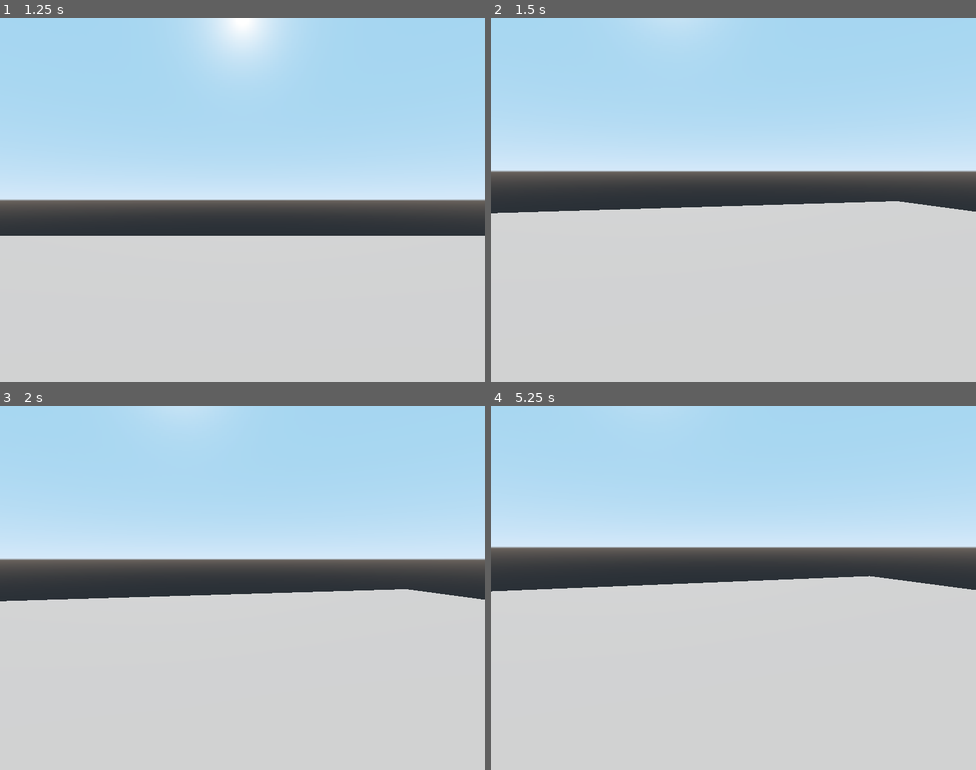
Above: before the commit, frames 1-4 (two rows, left to right).
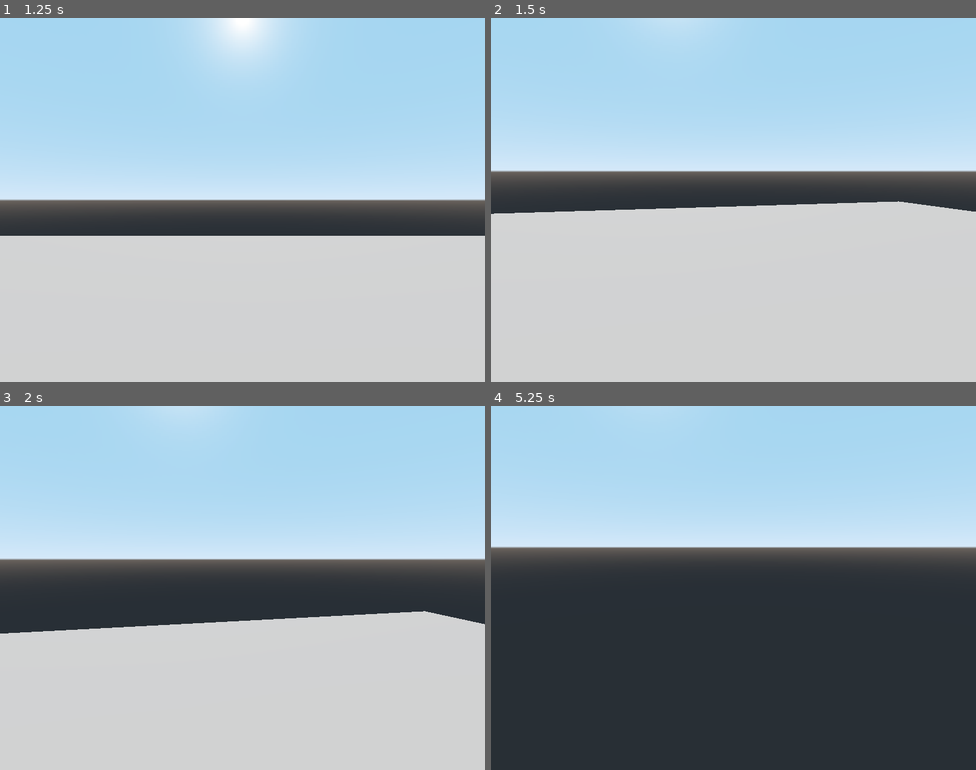
Above: after the commit, the same moments.

Repository: lilboyspirit/treegrow
Game: Godot game, scene res://scenes/main_menu.tscn
The game is run twice, just before and just after one commit, with the same random seed, the same clock (stepped at 60 frames per second) and the same inputs.
Inputs (mouse positions are in pixels of both pictures, inside the frame that each line leads up to):
- Up to frame 1 (1.25 s): click "Start" at 0.5 s
- Up to frame 2 (1.5 s): tap Enter at 1.25 s; move the mouse to (757, 200) at 1.27 s; hold W (move_forward, bound only after the commit) from 1.28 s (still down); tap Ctrl (crouch, bound only after the commit) at 1.35 s
- Up to frame 3 (2 s): keep holding W (move_forward, bound only after the commit); tap Space (jump, bound only after the commit) at 1.52, 1.82 s; tap Shift (sprint, bound only after the commit) at 1.55 s
- Up to frame 4 (5.25 s): move the mouse to (709, 588) at 2.02 s; tap Shift (sprint, bound only after the commit) at 2.1, 3.8, 4.35 s; tap Space (jump, bound only after the commit) at 2.27, 2.3, 2.57, 3.77, 4.07 s; move the mouse to (743, 580) at 2.77 s; hold Space (jump, bound only after the commit) 2.78-3.53 s; tap Ctrl (crouch, bound only after the commit) at 3.05, 3.6 s; move the mouse to (728, 595) at 3.52 s; move the mouse to (767, 591) at 4.27 s; hold Space (jump, bound only after the commit) 4.28-5 s; tap Escape (ui_cancel) at 4.9 s; release W (move_forward, bound only after the commit) at 5 s; click "Continue" at 5 s

Frame 1 is identical in both runs. In frame 2, 0.1% of the frame differs, in the area x 0-100%, y 50-54%; in frame 3, 7.4%; in frame 4, 51%, in the area x 0-100%, y 46-100%.

Commit message:
update `input map`

Diff:
--- a/project.godot
+++ b/project.godot
@@ -33,6 +33,87 @@
 common/drop_mouse_on_gui_input_disabled=true
 timers/tooltip_delay_sec=0.1
 
+[input]
+
+ui_select={
+"deadzone": 0.5,
+"events": [ Object(InputEventKey,"resource_local_to_scene":false,"resource_name":"","device":0,"alt":false,"shift":false,"control":false,"meta":false,"command":false,"pressed":false,"scancode":32,"physical_scancode":0,"unicode":0,"echo":false,"script":null)
+, Object(InputEventJoypadButton,"resource_local_to_scene":false,"resource_name":"","device":-1,"button_index":3,"pressure":0.0,"pressed":false,"script":null)
+ ]
+}
+ui_cancel={
+"deadzone": 0.5,
+"events": [ Object(InputEventKey,"resource_local_to_scene":false,"resource_name":"","device":0,"alt":false,"shift":false,"control":false,"meta":false,"command":false,"pressed":false,"scancode":16777217,"physical_scancode":0,"unicode":0,"echo":false,"script":null)
+, Object(InputEventJoypadButton,"resource_local_to_scene":false,"resource_name":"","device":-1,"button_index":1,"pressure":0.0,"pressed":false,"script":null)
+ ]
+}
+ui_left={
+"deadzone": 0.5,
+"events": [ Object(InputEventKey,"resource_local_to_scene":false,"resource_name":"","device":0,"alt":false,"shift":false,"control":false,"meta":false,"command":false,"pressed":false,"scancode":16777231,"physical_scancode":0,"unicode":0,"echo":false,"script":null)
+, Object(InputEventJoypadButton,"resource_local_to_scene":false,"resource_name":"","device":-1,"button_index":14,"pressure":0.0,"pressed":false,"script":null)
+ ]
+}
+ui_right={
+"deadzone": 0.5,
+"events": [ Object(InputEventKey,"resource_local_to_scene":false,"resource_name":"","device":0,"alt":false,"shift":false,"control":false,"meta":false,"command":false,"pressed":false,"scancode":16777233,"physical_scancode":0,"unicode":0,"echo":false,"script":null)
+, Object(InputEventJoypadButton,"resource_local_to_scene":false,"resource_name":"","device":-1,"button_index":15,"pressure":0.0,"pressed":false,"script":null)
+ ]
+}
+ui_up={
+"deadzone": 0.5,
+"events": [ Object(InputEventKey,"resource_local_to_scene":false,"resource_name":"","device":0,"alt":false,"shift":false,"control":false,"meta":false,"command":false,"pressed":false,"scancode":16777232,"physical_scancode":0,"unicode":0,"echo":false,"script":null)
+, Object(InputEventJoypadButton,"resource_local_to_scene":false,"resource_name":"","device":-1,"button_index":12,"pressure":0.0,"pressed":false,"script":null)
+ ]
+}
+ui_down={
+"deadzone": 0.5,
+"events": [ Object(InputEventKey,"resource_local_to_scene":false,"resource_name":"","device":0,"alt":false,"shift":false,"control":false,"meta":false,"command":false,"pressed":false,"scancode":16777234,"physical_scancode":0,"unicode":0,"echo":false,"script":null)
+, Object(InputEventJoypadButton,"resource_local_to_scene":false,"resource_name":"","device":-1,"button_index":13,"pressure":0.0,"pressed":false,"script":null)
+ ]
+}
+jump={
+"deadzone": 0.5,
+"events": [ Object(InputEventKey,"resource_local_to_scene":false,"resource_name":"","device":0,"alt":false,"shift":false,"control":false,"meta":false,"command":false,"pressed":false,"scancode":0,"physical_scancode":32,"unicode":0,"echo":false,"script":null)
+, Object(InputEventJoypadButton,"resource_local_to_scene":false,"resource_name":"","device":-1,"button_index":0,"pressure":0.0,"pressed":false,"script":null)
+ ]
+}
+sprint={
+"deadzone": 0.5,
+"events": [ Object(InputEventKey,"resource_local_to_scene":false,"resource_name":"","device":0,"alt":false,"shift":false,"control":false,"meta":false,"command":false,"pressed":false,"scancode":0,"physical_scancode":16777237,"unicode":0,"echo":false,"script":null)
+, Object(InputEventJoypadButton,"resource_local_to_scene":false,"resource_name":"","device":-1,"button_index":8,"pressure":0.0,"pressed":false,"script":null)
+ ]
+}
+crouch={
+"deadzone": 0.5,
+"events": [ Object(InputEventKey,"resource_local_to_scene":false,"resource_name":"","device":0,"alt":false,"shift":false,"control":false,"meta":false,"command":false,"pressed":false,"scancode":0,"physical_scancode":16777238,"unicode":0,"echo":false,"script":null)
+, Object(InputEventJoypadButton,"resource_local_to_scene":false,"resource_name":"","device":-1,"button_index":1,"pressure":0.0,"pressed":false,"script":null)
+ ]
+}
+move_right={
+"deadzone": 0.5,
+"events": [ Object(InputEventKey,"resource_local_to_scene":false,"resource_name":"","device":0,"alt":false,"shift":false,"control":false,"meta":false,"command":false,"pressed":false,"scancode":0,"physical_scancode":68,"unicode":0,"echo":false,"script":null)
+, Object(InputEventJoypadMotion,"resource_local_to_scene":false,"resource_name":"","device":-1,"axis":0,"axis_value":1.0,"script":null)
+ ]
+}
+move_left={
+"deadzone": 0.5,
+"events": [ Object(InputEventKey,"resource_local_to_scene":false,"resource_name":"","device":0,"alt":false,"shift":false,"control":false,"meta":false,"command":false,"pressed":false,"scancode":0,"physical_scancode":65,"unicode":0,"echo":false,"script":null)
+, Object(InputEventJoypadMotion,"resource_local_to_scene":false,"resource_name":"","device":-1,"axis":0,"axis_value":-1.0,"script":null)
+ ]
+}
+move_backward={
+"deadzone": 0.5,
+"events": [ Object(InputEventKey,"resource_local_to_scene":false,"resource_name":"","device":0,"alt":false,"shift":false,"control":false,"meta":false,"command":false,"pressed":false,"scancode":0,"physical_scancode":83,"unicode":0,"echo":false,"script":null)
+, Object(InputEventJoypadMotion,"resource_local_to_scene":false,"resource_name":"","device":-1,"axis":1,"axis_value":1.0,"script":null)
+ ]
+}
+move_forward={
+"deadzone": 0.5,
+"events": [ Object(InputEventKey,"resource_local_to_scene":false,"resource_name":"","device":0,"alt":false,"shift":false,"control":false,"meta":false,"command":false,"pressed":false,"scancode":0,"physical_scancode":87,"unicode":0,"echo":false,"script":null)
+, Object(InputEventJoypadMotion,"resource_local_to_scene":false,"resource_name":"","device":-1,"axis":1,"axis_value":-1.0,"script":null)
+ ]
+}
+
 [physics]
 
 common/enable_pause_aware_picking=true
